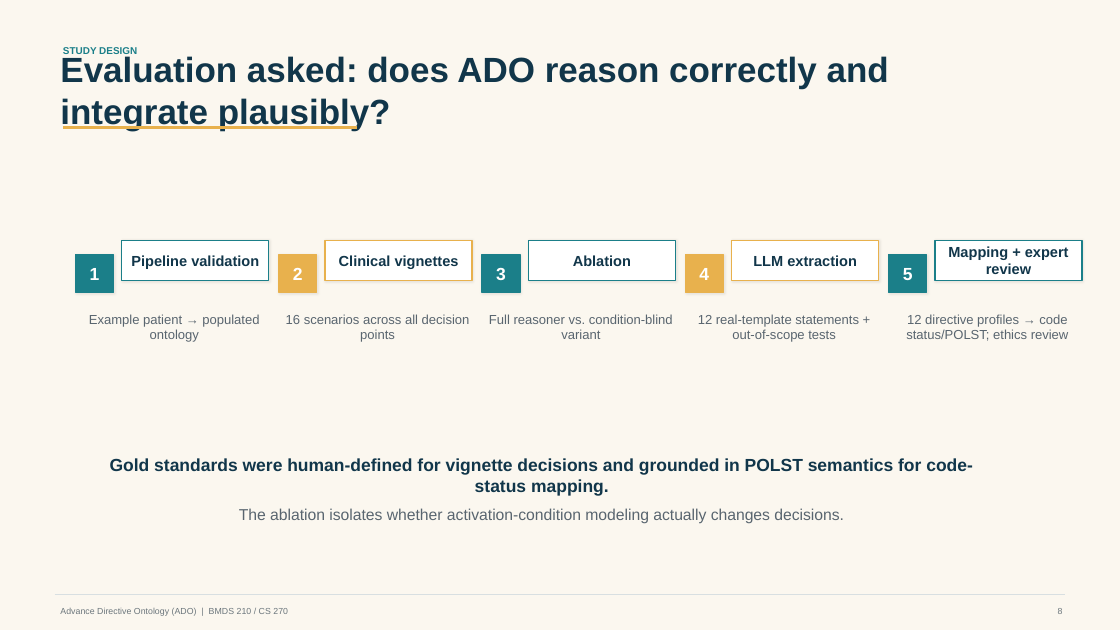
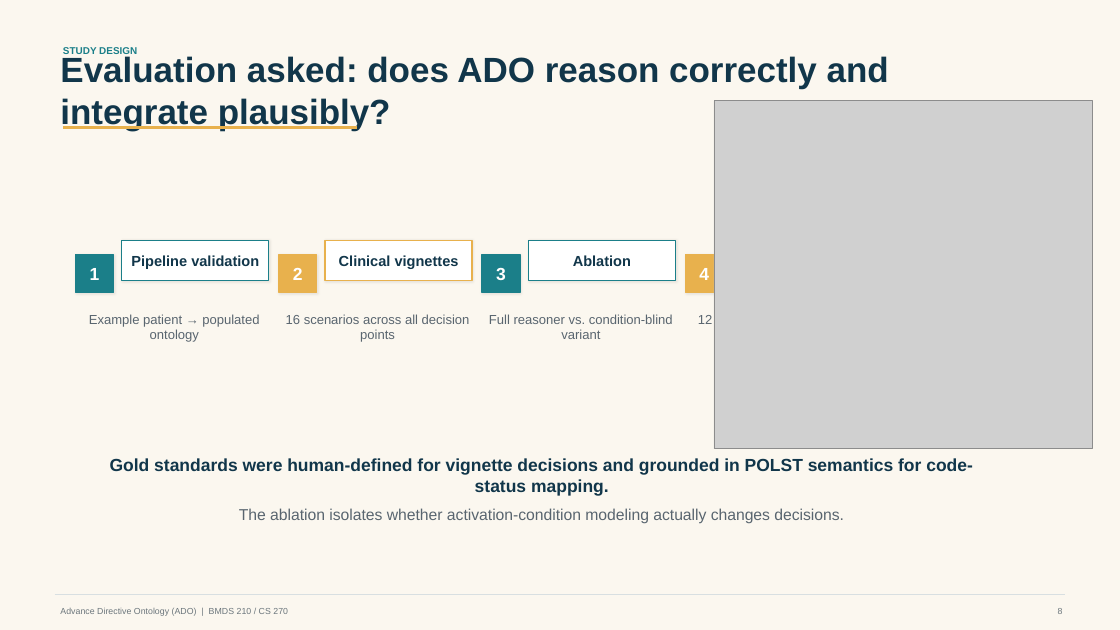
Before and after one commit to patrickwalsh26/bmds210-AD_Ontology, a slide deck: slide 8 of ADO_powerpoint_presentation.pptx. Drawn at 1120x630 pixels with LibreOffice and Linux fonts; fonts in the diff are those of the drawing; grey boxes stand for pictures. Boxes give left, top, right and bottom in pixels: in the first picture for what was removed or moved away, otherwise in the second. Text is boxed around its words. In the diff, an @@ line names an element or a change of style, - is before the commit and + after.

```diff
--- a/ADO_powerpoint_presentation.pptx
+++ b/ADO_powerpoint_presentation.pptx
@@ picture added at <box>714,101,1092,449</box> @@
@@ text in rectangle at <box>753,255,857,266</box>: text removed @@
-LLM extraction
@@ text in rectangle at <box>903,268,913,280</box>: text removed @@
-5
@@ text in rectangle at <box>948,246,1069,274</box>: text removed @@
-Mapping + expert review
@@ text removed at <box>906,314,1069,341</box> @@
-12 directive profiles → code status/POLST; ethics review
```
Also in this commit, not shown: 2 other slides changed, 1 slide added, 13 other files.
